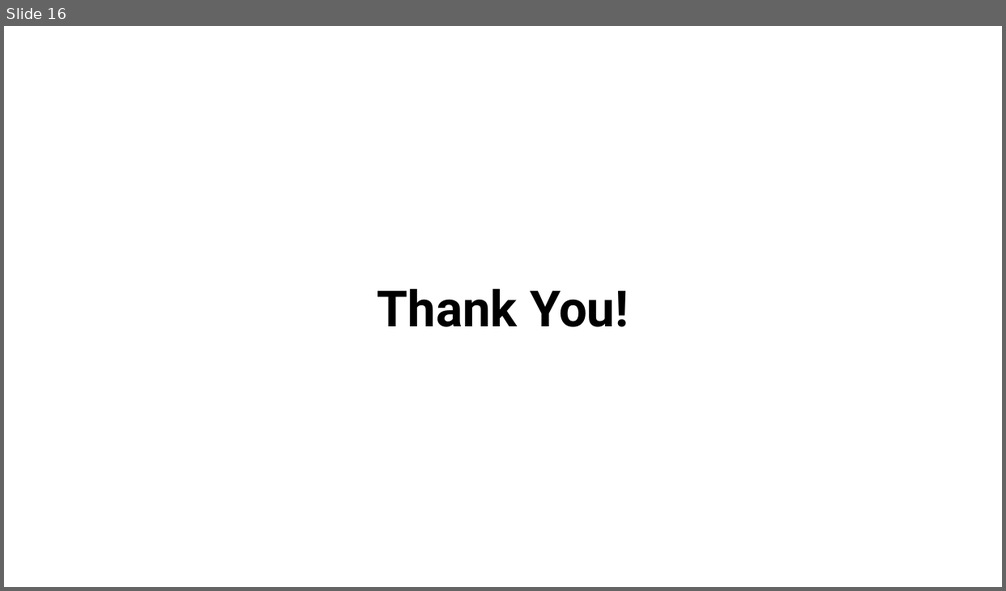
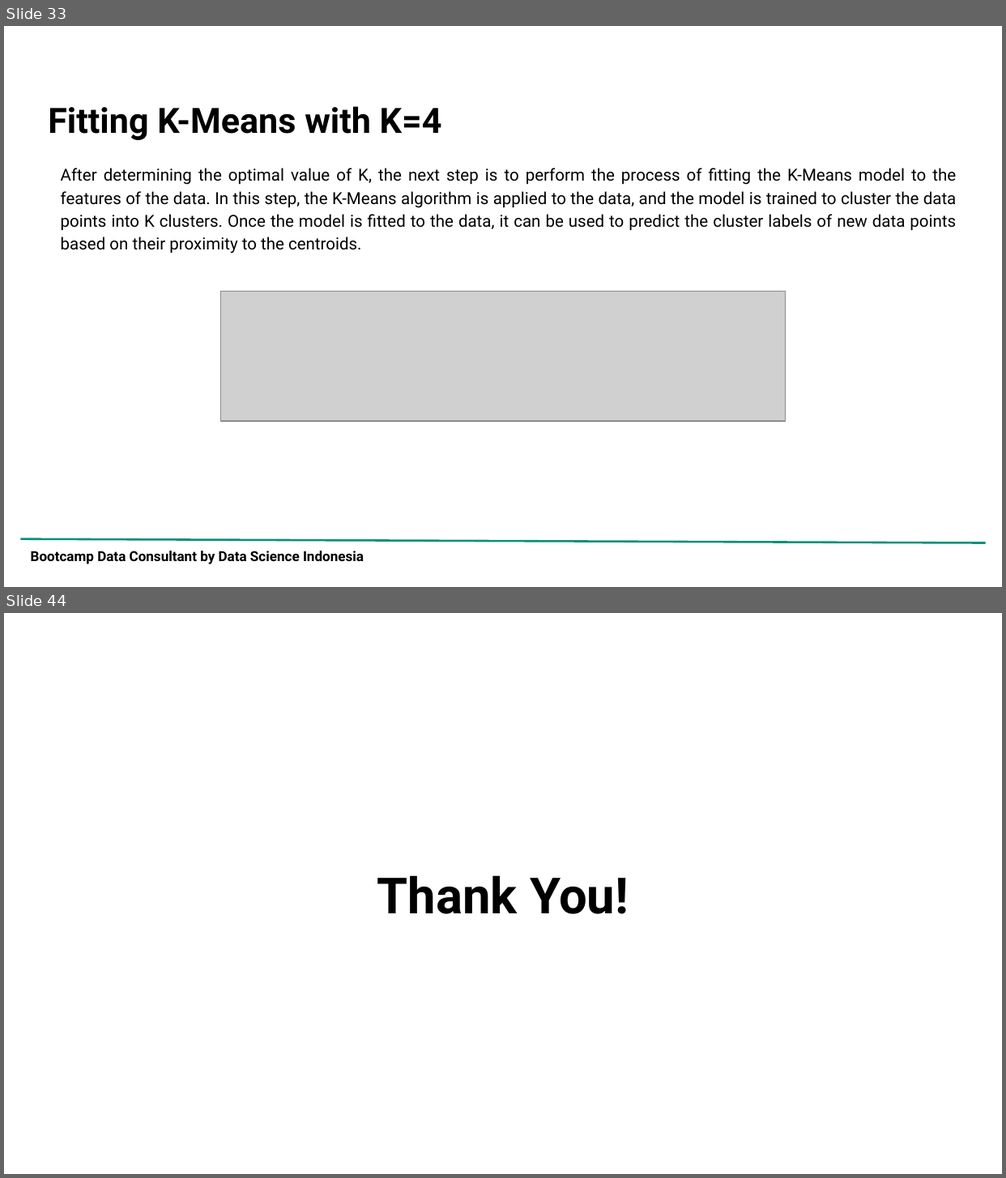
Before and after one commit to adrn-mm/DSLS_Mini-Project-DS_Adrian-Maulana-Muhammad, a slide deck: reports/Project Report_Mini Project DS_Adrian Maulana Muhammad.pptx. Shown one above the other, each under a label of ours: slide 16 before the commit, slides 33 and 44 after it; the slides between them are not shown. The pictures are 1006x591 and 1006x1178 pixels, drawn with LibreOffice and Linux fonts; fonts in the diff are those of the drawing; grey boxes stand for pictures; background and template pictures are left out. Boxes give left, top, right and bottom in pixels: in the first picture for what was removed or moved away, otherwise in the second. Text is boxed around its words. In the diff, an @@ line names an element or a change of style, - is before the commit and + after.

```diff
--- a/reports/Project Report_Mini Project DS_Adrian Maulana Muhammad.pptx
+++ b/reports/Project Report_Mini Project DS_Adrian Maulana Muhammad.pptx
@@ slide 33 added at (4, 26, 1002, 587), background picture (left out) @@
@@ title added at (48, 106, 442, 140), 25.2 pt, text #000000, bold @@
+Fitting K-Means with K=4
@@ text added at (61, 168, 957, 254), 12 pt, text #000000 @@
+After determining the optimal value of K, the next step is to perform the process of fitting the K-Means model to the features of the data. In this step, the K-Means algorithm is applied to the data, and the model is trained to cluster the data points into K clusters. Once the model is fitted to the data, it can be used to predict the cluster labels of new data points based on their proximity to the centroids.
@@ picture added at (220, 292, 786, 421) @@
@@ line added from (21, 539) to (985, 543), #0A9079 1.5 pt @@
@@ text added at (31, 551, 364, 565), 10 pt, text #000000, bold @@
+Bootcamp Data Consultant by Data Science Indonesia
@@ what was slide 16 is now slide 44 @@
```
Also in this commit, not shown: 7 slides changed, 33 other slides added, 6 slides removed, 4 other files.
